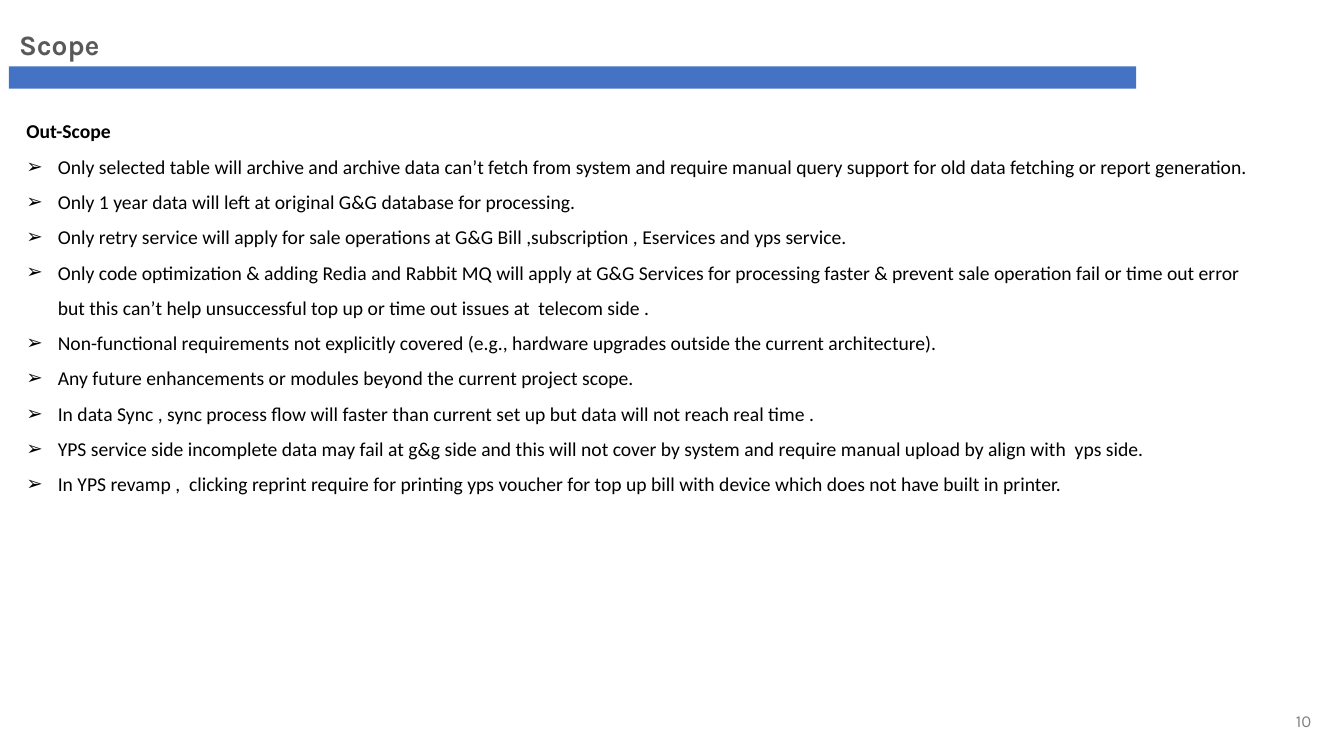
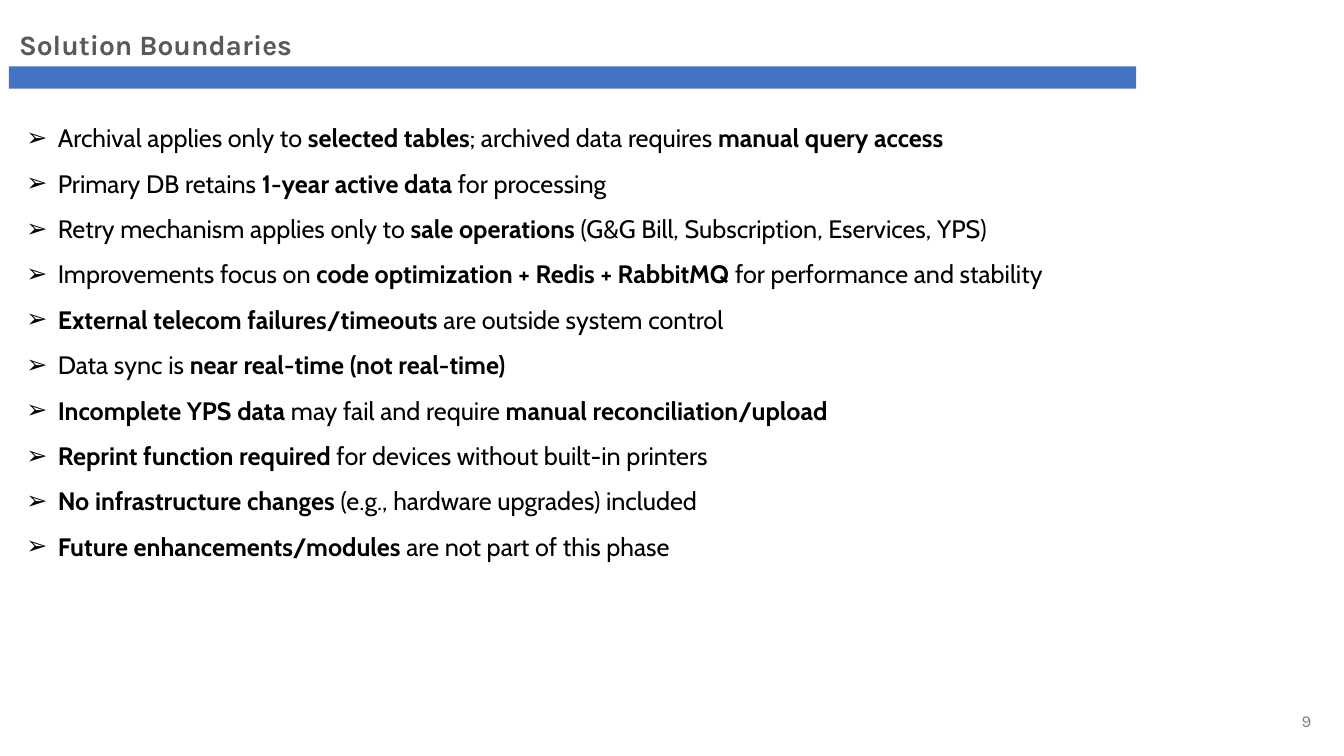
Before and after one commit to phyothuhan26/MySolutions, a slide deck: slide 9 of GandG_YPS/Presentation/G&G_Revamp_ARB.pptx (slide 10 before the commit). Drawn at 1344x756 pixels with LibreOffice and Linux fonts; fonts in the diff are those of the drawing; background and template pictures are left out. Boxes give left, top, right and bottom in pixels: in the first picture for what was removed or moved away, otherwise in the second. Text is boxed around its words. In the diff, an @@ line names an element or a change of style, - is before the commit and + after.

```diff
--- a/GandG_YPS/Presentation/G&G_Revamp_ARB.pptx
+++ b/GandG_YPS/Presentation/G&G_Revamp_ARB.pptx
@@ text at (19,35,291,56): text changed @@
-Scope
+Solution Boundaries
@@ text at (58,128,1043,562): text changed; size 14 to 18 pt; font Calibri to Cabin @@
-Out-Scope
-➢ Only selected table will archive and archive data can’t fetch from system and require manual query support for old data fetching or report generation.
-➢ Only 1 year data will left at original G&G database for processing.
-➢ Only retry service will apply for sale operations at G&G Bill ,subscription , Eservices and yps service.
-➢ Only code optimization & adding Redia and Rabbit MQ will apply at G&G Services for processing faster & prevent sale operation fail or time out error but this can’t help unsuccessful top up or time out issues at telecom side .
-➢ Non-functional requirements not explicitly covered (e.g., hardware upgrades outside the current architecture).
-➢ Any future enhancements or modules beyond the current project scope.
-➢ In data Sync , sync process flow will faster than current set up but data will not reach real time .
-➢ YPS service side incomplete data may fail at g&g side and this will not cover by system and require manual upload by align with yps side.
-➢ In YPS revamp , clicking reprint require for printing yps voucher for top up bill with device which does not have built in printer.
+➢ Archival applies only to selected tables; archived data requires manual query access
+➢ Primary DB retains 1-year active data for processing
+➢ Retry mechanism applies only to sale operations (G&G Bill, Subscription, Eservices, YPS)
+➢ Improvements focus on code optimization + Redis + RabbitMQ for performance and stability
+➢ External telecom failures/timeouts are outside system control
+➢ Data sync is near real-time (not real-time)
+➢ Incomplete YPS data may fail and require manual reconciliation/upload
+➢ Reprint function required for devices without built-in printers
+➢ No infrastructure changes (e.g., hardware upgrades) included
+➢ Future enhancements/modules are not part of this phase
@@ page number at (1302,716,1312,727): text changed @@
-10
+9
```
Also in this commit, not shown: 17 other slides changed, 15 slides added, 6 slides removed, 11 other files.
